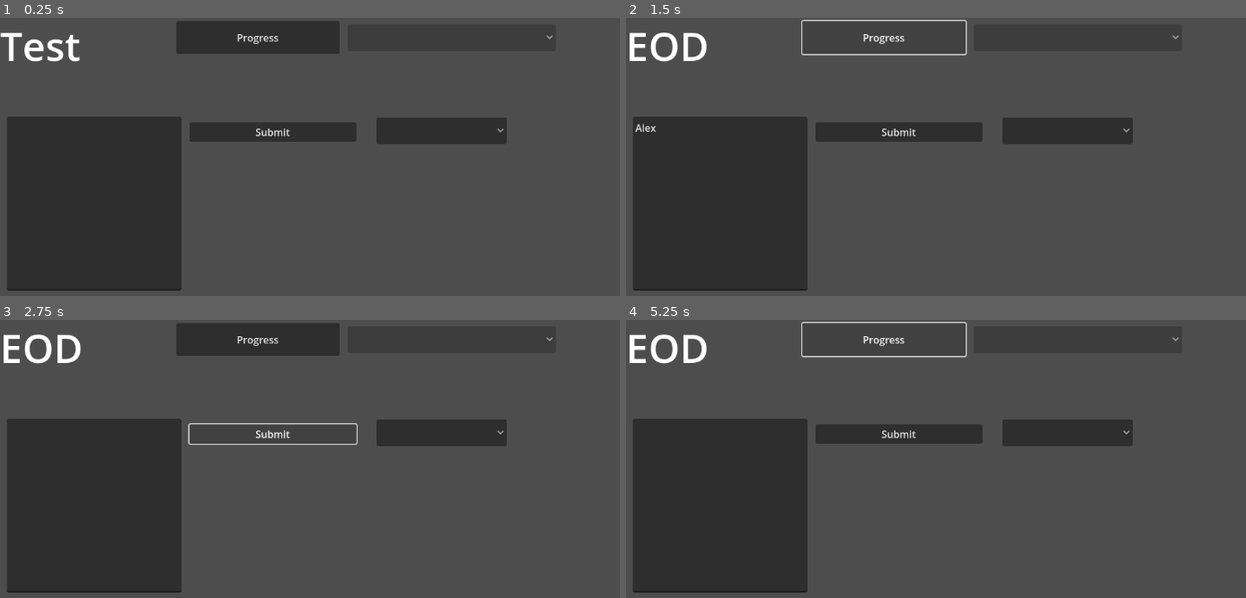
Above: before the commit, frames 1-4 (two rows, left to right).
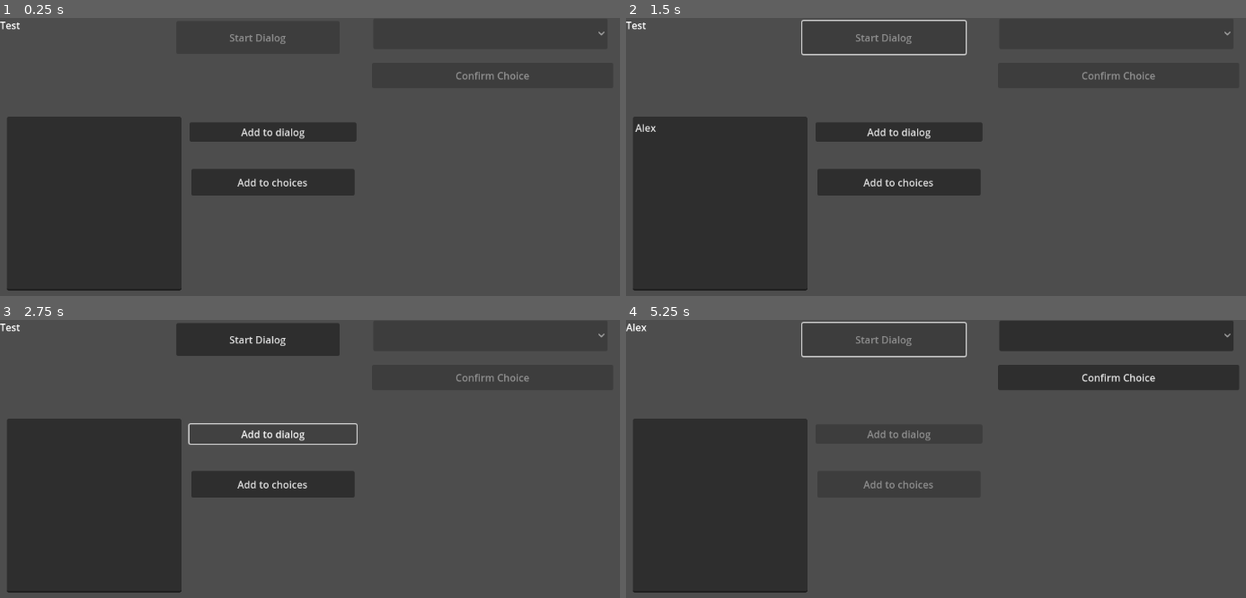
Above: after the commit, the same moments.

Repository: atirut-w/loremaster
Game: Godot game, scene res://temp/dialogue_test.tscn
The game is run twice, just before and just after one commit, with the same random seed, the same clock (stepped at 60 frames per second) and the same inputs. The project has no main scene, so this scene is started directly.
Inputs (mouse positions are in pixels of both pictures, inside the frame that each line leads up to):
- Up to frame 1 (0.25 s): no input
- Up to frame 2 (1.5 s): click (719, 204) at 0.52 s; type "Alex" at 0.6 s; click (886, 37) at 1.25 s, where only the run before the commit has a clickable "Progress"
- Up to frame 3 (2.75 s): click "Submit" (after the commit: "Add to dialog") at 2 s
- Up to frame 4 (5.25 s): click (1066, 433) at 2.77 s; click (898, 484) at 3.5 s, where only the run after the commit has a clickable "Add to choices"; click (886, 339) at 4.25 s, where only the run after the commit has a clickable "Start Dialog"; click (886, 339) at 5 s, where only the run before the commit has a clickable "Progress"

The runs differ from the first frame. In frame 1, 5.4% of the frame differs, in the area x 0-98%, y 1-64%; in frame 2, 5.5%; in frame 3, 5.5%; in frame 4, 8.0%, in the area x 0-99%, y 0-61%.

Commit message:
rework dialogue_manager

Diff:
--- a/project.godot
+++ b/project.godot
@@ -18,3 +18,12 @@
 
 GameManager="*res://scripts/game_manager.gd"
 DialogueManager="*res://scripts/dialogue_manager.gd"
+
+[input]
+
+dialogue_continue={
+"deadzone": 0.5,
+"events": [Object(InputEventKey,"resource_local_to_scene":false,"resource_name":"","device":-1,"window_id":0,"alt_pressed":false,"shift_pressed":false,"ctrl_pressed":false,"meta_pressed":false,"pressed":false,"keycode":0,"physical_keycode":32,"key_label":0,"unicode":32,"echo":false,"script":null)
+, Object(InputEventMouseButton,"resource_local_to_scene":false,"resource_name":"","device":-1,"window_id":0,"alt_pressed":false,"shift_pressed":false,"ctrl_pressed":false,"meta_pressed":false,"button_mask":1,"position":Vector2(250, 23),"global_position":Vector2(254, 66),"factor":1.0,"button_index":1,"canceled":false,"pressed":true,"double_click":false,"script":null)
+]
+}
--- a/scripts/dialogue_manager.gd
+++ b/scripts/dialogue_manager.gd
@@ -1,63 +1,45 @@
 extends Node
 
-signal message(dialogue, choices)
+signal start_of_dialogue
+signal message(dialogue)
 signal end_of_dialogue
 
-const STATIC_DIALOGUE = TYPE_STRING
-const CHOICE_DIALOGUE = TYPE_DICTIONARY
-const CONDITIONAL_DIALOGUE = TYPE_CALLABLE
+signal start_of_choices(options)
+signal end_of_choices
+
+const SINGLE_DIALOGUE = TYPE_STRING
 const GROUPED_DIALOGUE = TYPE_ARRAY
 
-const DIALOGUE_INFO_KEY = "info"
-const NO_CHOICE = "NO_CHOICE"
+var dialogues = []
+var choice = ""
 
-var dialogues = []
-
-func progress(choice=NO_CHOICE):
+func _read_dialog():
 	if dialogues.size() > 0:
-		var dialogue = dialogues.front()
-		#For static dialogue, emit the dialogue with no choices
-		if typeof(dialogue) == STATIC_DIALOGUE:
-			dialogues.pop_front()
-			message.emit(dialogue,{})
-		#For choice dialogue, emit a header with choices if no choice is made
-		#Otherwise get dialogue from choice, replace with front and then progress
-		if typeof(dialogue) == CHOICE_DIALOGUE:
-			if choice == NO_CHOICE:
-				message.emit(dialogue[DIALOGUE_INFO_KEY], dialogue)
-			else:
-				var new_dialogue = dialogue[choice]
-				_replace_dialogue_at_front(new_dialogue)
-				progress()
-		#Execute conditional diagonal, replace with front of list and then progress
-		if typeof(dialogue) == CONDITIONAL_DIALOGUE:
-			var new_dialogue = dialogue.call()
-			_replace_dialogue_at_front(new_dialogue)
-			progress()
-		#For an empty grouped dialog, remove and then progress
-		#For grouped dialog, get first element and put to front of list and them progress
-		if typeof(dialogue) == GROUPED_DIALOGUE:
-			if dialogue.size() == 0:
-				dialogues.pop_front()
-				progress()
-			else:
-				var new_dialogue = dialogue.pop_front()
-				dialogues.push_front(new_dialogue)
-				progress()
+		var dialogue = dialogues.pop_front()
+		message.emit(dialogue)
 	else:
 		end_of_dialogue.emit()
 
-#Add dialogue to the dialogue list, does not work for CHOICE_DIALOGUE
-func add_dialogue(dialogue):
-	if typeof(dialogue) != CHOICE_DIALOGUE:
-		dialogues.push_back(dialogue)
+func show_dialog(dialogue):
+	if typeof(dialogue) == SINGLE_DIALOGUE:
+		dialogues = [dialogue]
+	if typeof(dialogue) == GROUPED_DIALOGUE:
+		dialogues = dialogue
 
-#Add a group of choices with a header to the dialogue list
-func add_choice_dialogue(info, dialogue):
-	if typeof(dialogue) == CHOICE_DIALOGUE:
-		dialogue[DIALOGUE_INFO_KEY] = info
-		dialogues.push_back(dialogue)
+	start_of_dialogue.emit()
 
-func _replace_dialogue_at_front(dialogue):
-	dialogues.pop_front()
-	dialogues.push_front(dialogue)
+	await end_of_dialogue
+
+func show_choices(dialogue, options):
+	await show_dialog(dialogue)
+
+	choice = ""
+	start_of_choices.emit(options)
+
+	await end_of_choices
+
+	return choice
+
+func _submit_choice(option):
+	choice = option
+	end_of_choices.emit()
--- a/temp/Text.gd
+++ b/temp/Text.gd
@@ -1,48 +1,101 @@
 extends Label
 
-var choiceConstructor = {}
+signal read
+signal submit_choice(choice)
+
+var dialogues = []
+var choices = []
+var reading = false
+
+var text_to_display = ""
+var timer = 0
 
 func _ready():
-	$PlayerChoice.disabled = true
+	$SubmitText.disabled = false
+	$StartDialog.disabled = true
+	$Choices.disabled = true
+	$ChooseChoice.disabled = true
+	$AddChoice.disabled = false
+	$Choices.clear()
+
+
+func _process(delta):
+	if reading:
+		if Input.is_action_just_pressed("dialogue_continue"):
+			if text_to_display == text:
+				read.emit()
+			else:
+				text = text_to_display
 
 
 func _on_submit_text_pressed():
 	var text_to_submit = $AddText.text
 	$AddText.clear()
+	dialogues.push_back(text_to_submit)
 
-	if $CustomChoice.selected == 0:
-		if choiceConstructor.keys().size() == 0:
-			$DialogueManager.add_dialogue(text_to_submit)
-		else:
-			$DialogueManager.add_choice_dialogue(text_to_submit, choiceConstructor)
-			choiceConstructor = {}
-	else:
-		var selected = str($CustomChoice.get_item_text($CustomChoice.selected))
-		if !choiceConstructor.has(selected):
-			choiceConstructor[selected] = []
-		choiceConstructor[selected].push_back(text_to_submit)
+	$StartDialog.disabled = false
 
 
-func _on_progress_pressed():
-	if $PlayerChoice.disabled:
-		$DialogueManager.progress()
+func _on_start_dialog_pressed():
+	if choices.size() != 0:
+		var choice = await $DialogueManager.show_choices(dialogues,choices)
+		text = "You have chosen " + choice
 	else:
-		$DialogueManager.progress(str($PlayerChoice.get_item_text($PlayerChoice.selected)))
-
-	if !$PlayerChoice.has_selectable_items():
-		$PlayerChoice.disabled = true
+		$DialogueManager.show_dialog(dialogues)
+	dialogues = []
+	choices = []
 
 
-func _on_dialogue_manager_message(dialogue, choices):
-	text = dialogue
+func _on_dialogue_manager_message(dialogue):
+	text = ""
+	text_to_display = dialogue
 
-	$PlayerChoice.clear()
-	for choice in choices.keys():
-		$PlayerChoice.disabled = false
-		if choice != "info":
-			$PlayerChoice.add_item(choice)
+
+func _on_dialogue_manager_end_of_dialogue():
+	if choices.size() == 0:
+		text = "EOD"
+		$StartDialog.disabled = true
+		$SubmitText.disabled = false
+	$TextSpeed.stop()
+	reading = false
+
+
+func _on_dialogue_manager_start_of_dialogue():
+	$StartDialog.disabled = true
+	$SubmitText.disabled = true
+	$AddChoice.disabled = true
+	$TextSpeed.start()
+	reading = true
+
+	read.emit()
+
+
+func _on_text_speed_timeout():
+	if text.length() != text_to_display.length():
+		text += text_to_display[text.length()]
+
+	$TextSpeed.start()
+
+
+func _on_add_choice_pressed():
+	var choice_to_submit = $AddText.text
+	$AddText.clear()
+	choices.push_back(choice_to_submit)
+
+	$StartDialog.disabled = false
+
+
+func _on_dialogue_manager_start_of_choices(options):
+	for option in options:
+		$Choices.add_item(option)
+
+	$Choices.disabled = false
+	$ChooseChoice.disabled = false
 
 
 
-func _on_dialogue_manager_end_of_dialogue():
-	text = "EOD"
+func _on_choose_choice_pressed():
+	var choice = $Choices.get_item_text($Choices.selected)
+	submit_choice.emit(choice)
+
+	_ready()
--- a/temp/dialogue_test.tscn
+++ b/temp/dialogue_test.tscn
@@ -1,25 +1,25 @@
-[gd_scene load_steps=4 format=3 uid="uid://drsnoqdk238tp"]
+[gd_scene load_steps=3 format=3 uid="uid://drsnoqdk238tp"]
 
 [ext_resource type="Script" path="res://temp/Text.gd" id="1_effkk"]
 [ext_resource type="PackedScene" uid="uid://cslrbfkwmam1t" path="res://scenes/dialogue_manager.tscn" id="2_j1ctu"]
-[ext_resource type="Script" path="res://temp/CustomChoice.gd" id="3_w10ls"]
 
 [node name="DialogueTest" type="Node2D"]
 
 [node name="Text" type="Label" parent="."]
-offset_right = 129.0
-offset_bottom = 91.0
-theme_override_font_sizes/font_size = 64
+offset_right = 261.0
+offset_bottom = 130.0
+theme_override_font_sizes/font_size = 16
 text = "Test"
+autowrap_mode = 2
 script = ExtResource("1_effkk")
 
-[node name="Progress" type="Button" parent="Text"]
+[node name="StartDialog" type="Button" parent="Text"]
 layout_mode = 0
 offset_left = 283.0
 offset_top = 5.0
 offset_right = 545.0
 offset_bottom = 58.0
-text = "Progress"
+text = "Start Dialog"
 
 [node name="SubmitText" type="Button" parent="Text"]
 layout_mode = 0
@@ -27,7 +27,7 @@
 offset_top = 168.0
 offset_right = 572.0
 offset_bottom = 199.0
-text = "Submit"
+text = "Add to dialog"
 
 [node name="DialogueManager" parent="Text" instance=ExtResource("2_j1ctu")]
 
@@ -38,23 +38,41 @@
 offset_right = 291.0
 offset_bottom = 439.0
 
-[node name="CustomChoice" type="OptionButton" parent="Text"]
-layout_mode = 1
-anchors_preset = -1
-offset_left = 604.0
-offset_top = 160.0
-offset_right = 813.0
-offset_bottom = 203.0
-script = ExtResource("3_w10ls")
+[node name="TextSpeed" type="Timer" parent="Text"]
+wait_time = 0.05
 
-[node name="PlayerChoice" type="OptionButton" parent="Text"]
+[node name="AddChoice" type="Button" parent="Text"]
 layout_mode = 0
-offset_left = 558.0
-offset_top = 10.0
-offset_right = 892.0
-offset_bottom = 53.0
+offset_left = 307.0
+offset_top = 243.0
+offset_right = 569.0
+offset_bottom = 286.0
+text = "Add to choices"
 
-[connection signal="pressed" from="Text/Progress" to="Text" method="_on_progress_pressed"]
+[node name="Choices" type="OptionButton" parent="Text"]
+layout_mode = 0
+offset_left = 599.0
+offset_top = 1.0
+offset_right = 975.0
+offset_bottom = 50.0
+
+[node name="ChooseChoice" type="Button" parent="Text"]
+layout_mode = 0
+offset_left = 597.0
+offset_top = 72.0
+offset_right = 984.0
+offset_bottom = 113.0
+text = "Confirm Choice"
+
+[connection signal="read" from="Text" to="Text/DialogueManager" method="_read_dialog"]
+[connection signal="submit_choice" from="Text" to="Text/DialogueManager" method="_submit_choice"]
+[connection signal="pressed" from="Text/StartDialog" to="Text" method="_on_start_dialog_pressed"]
 [connection signal="pressed" from="Text/SubmitText" to="Text" method="_on_submit_text_pressed"]
 [connection signal="end_of_dialogue" from="Text/DialogueManager" to="Text" method="_on_dialogue_manager_end_of_dialogue"]
 [connection signal="message" from="Text/DialogueManager" to="Text" method="_on_dialogue_manager_message"]
+[connection signal="start_of_choices" from="Text/DialogueManager" to="Text" method="_on_dialogue_manager_start_of_choices"]
+[connection signal="start_of_dialogue" from="Text/DialogueManager" to="Text" method="_on_dialogue_manager_start_of_dialogue"]
+[connection signal="timeout" from="Text/TextSpeed" to="Text" method="_on_text_speed_timeout"]
+[connection signal="pressed" from="Text/AddChoice" to="Text" method="_on_add_choice_pressed"]
+[connection signal="item_selected" from="Text/Choices" to="Text" method="_on_choices_item_selected"]
+[connection signal="pressed" from="Text/ChooseChoice" to="Text" method="_on_choose_choice_pressed"]
